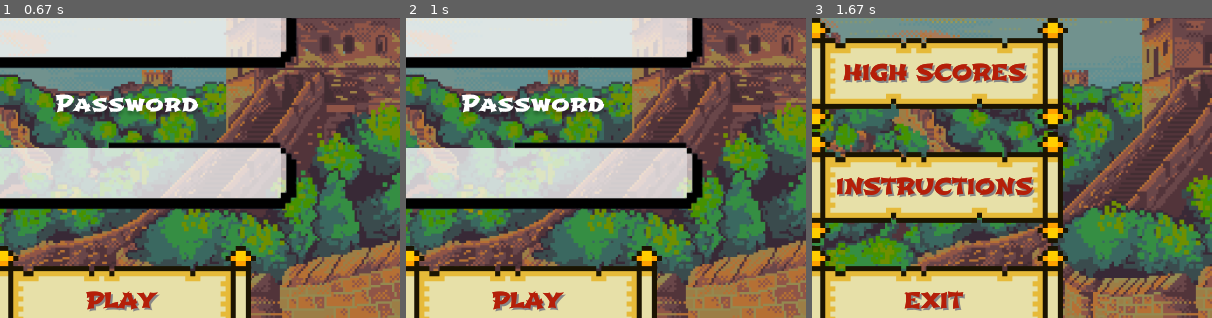
Above: before the commit, frames 1-3 (left to right).
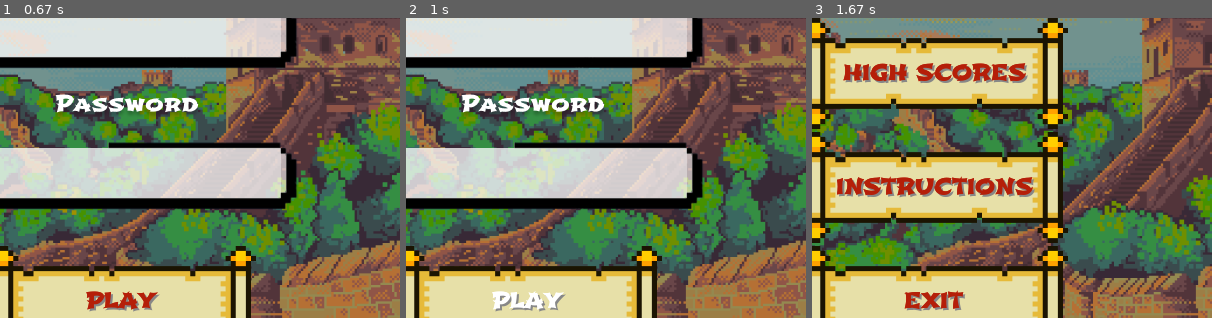
Above: after the commit, the same moments.

Repository: jocelyn-chang/digit-dynasty
Game: pygame game, started from mainMenu.py
The game is run twice, just before and just after one commit, with the same random seed, the same clock (stepped at 60 frames per second) and the same inputs.
Inputs (mouse positions are % of the whole screen's width and height, from its top left):
- Up to frame 1 (0.67 s): click "NEW GAME" at 0.38 s
- Up to frame 2 (1 s): click "PLAY" at 0.72 s
- Up to frame 3 (1.67 s): click (19, 35) at 1.05 s; click (24, 13) at 1.38 s
The pictures show only the part of the screen within x 34-84%, y 41-91%; the shares and areas given below are measured in that part.

Frame 1 is identical in both runs. In frame 2, 0.6% of the frame differs, in the area x 21-40%, y 91-98%; in frame 3, nothing differs.

Commit message:
main menu

Diff:
--- a/mainMenu.py
+++ b/mainMenu.py
@@ -120,6 +120,7 @@
                     else:
                         password += event.unicode
 
+        PLAY_BUTTON.changeColour(GAME_MOUSE_POS)
         PLAY_BUTTON.update(SCREEN)
         pygame.display.flip()
 
Renamed: pygame_template.py -> GameMap.py
